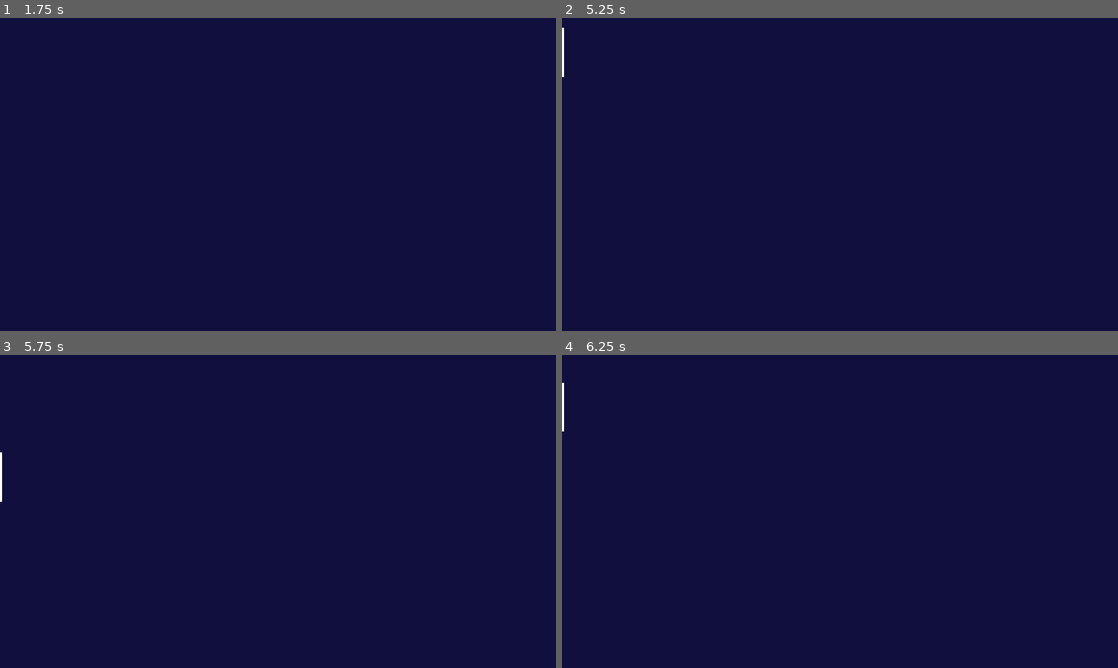
Above: before the commit, frames 1-4 (two rows, left to right).
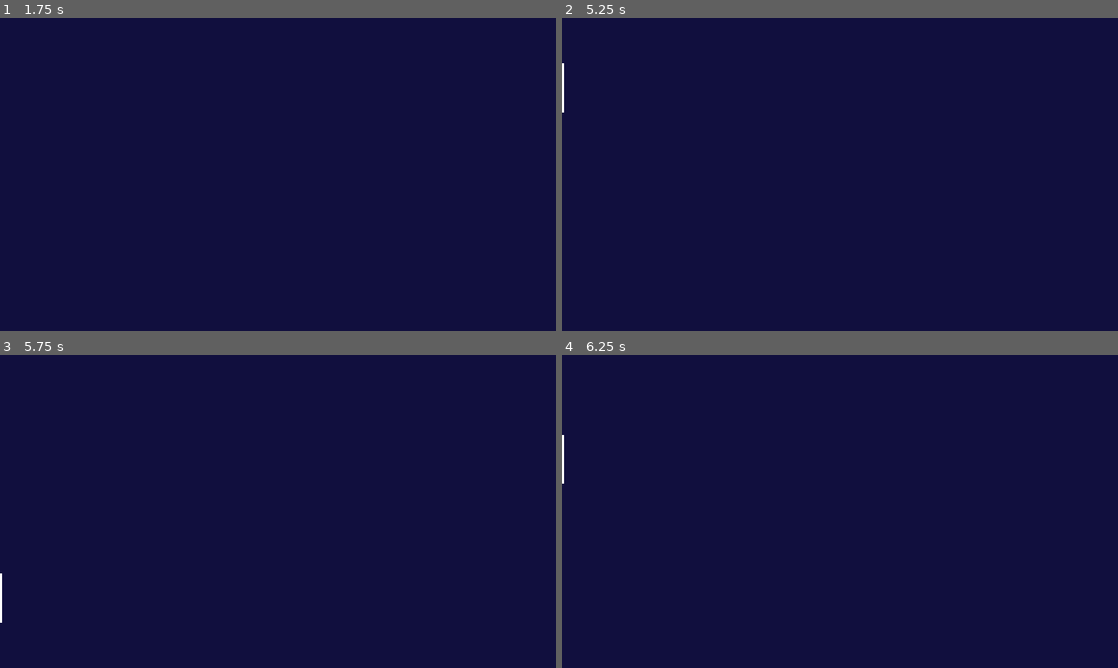
Above: after the commit, the same moments.

Repository: jmmd2002/GodotPong
Game: Godot game, scene res://game/paddle/paddle_manual_a.tscn
Two runs of this game, one before a commit and one after it. Both use one fixed random seed, a clock stepped at 60 frames per second and the inputs below. This scene is started directly instead of the project's main scene.
Inputs (mouse positions are in pixels of both pictures, inside the frame that each line leads up to):
- Up to frame 1 (1.75 s): tap Enter at 0.5 s; move the mouse to (400, 158) at 0.52 s; hold W (move_up_A) 0.53-1.28 s; click (400, 158) at 0.67 s; tap Space at 1.25 s; move the mouse to (166, 190) at 1.27 s; hold S (move_down_A) from 1.28 s (still down)
- Up to frame 2 (5.25 s): tap Enter at 2, 3.5 s; move the mouse to (895, 105) at 2.02 s; release S (move_down_A) at 2.03 s; hold W (move_up_A) 2.03-3.53 s; tap Space at 2.75, 4.25 s; move the mouse to (812, 237) at 2.77 s; click (812, 237) at 2.92 s; move the mouse to (1006, 221) at 3.52 s; hold S (move_down_A) from 3.53 s (still down); move the mouse to (673, 127) at 4.27 s; move the mouse to (867, 174) at 5.02 s; click (867, 174) at 5.17 s
- Up to frame 3 (5.75 s): keep holding S (move_down_A)
- Up to frame 4 (6.25 s): move the mouse to (756, 433) at 5.77 s; release S (move_down_A) at 5.78 s; hold W (move_up_A) from 5.78 s (still down)

Frame 1 is identical in both runs. In frame 2, less than 0.1% of the frame differs, in the area x 0-1%, y 3-31%; in frame 3, 0.1%, in the area x 0-1%, y 31-86%; in frame 4, 0.1%.

Commit message:
Removed delta from computations. Game advances at a fixed rate per frame

Diff:
--- a/godot_files/game/ball/ball.gd
+++ b/godot_files/game/ball/ball.gd
@@ -24,10 +24,10 @@
 		return
 
 	# Sub-step: split movement so the ball never travels more than its radius in one step
-	var num_steps: int = max(1, int(ceil(velocity.length() * delta / ball_radius)))
-	var sub_delta: float = delta / num_steps
+	var num_steps: int = max(1, int(ceil(velocity.length() * Global.FRAME_DT / ball_radius)))
+	var sub_delta: float = Global.FRAME_DT / num_steps
 	for _i in range(num_steps):
-		position += velocity * sub_delta
+		position += velocity * sub_delta  # sub_delta is derived from FRAME_DT
 		if handle_collisions():
 			return  # ball was destroyed by a kill zone, stop processing
 
--- a/godot_files/game/paddle/paddle_base.gd
+++ b/godot_files/game/paddle/paddle_base.gd
@@ -39,7 +39,7 @@
 	var dir: int = get_direction()
 	velocity.y = dir * speed
 
-	position += velocity * delta
+	position += velocity * Global.FRAME_DT
 	handle_collisions()
 
 
--- a/godot_files/global.gd
+++ b/godot_files/global.gd
@@ -2,6 +2,8 @@
 
 const MAX_SPEED: float = 1600.0
 const VIEWPORT_SIZE: Vector2 = Vector2(1280, 720)
+const TARGET_FPS: int = 30
+const FRAME_DT: float = 1.0 / TARGET_FPS
 
 var PADDLE_SCENES: Dictionary = {
 	"coach":     Paddles.PADDLE_COACH,
--- a/godot_files/project.godot
+++ b/godot_files/project.godot
@@ -12,6 +12,7 @@
 
 config/name="Pong"
 run/main_scene="uid://cijla3bhj7w8i"
+run/max_fps=30
 config/features=PackedStringArray("4.6", "Forward Plus")
 run/load_shell_environment=true
 config/icon="res://icon.svg"
